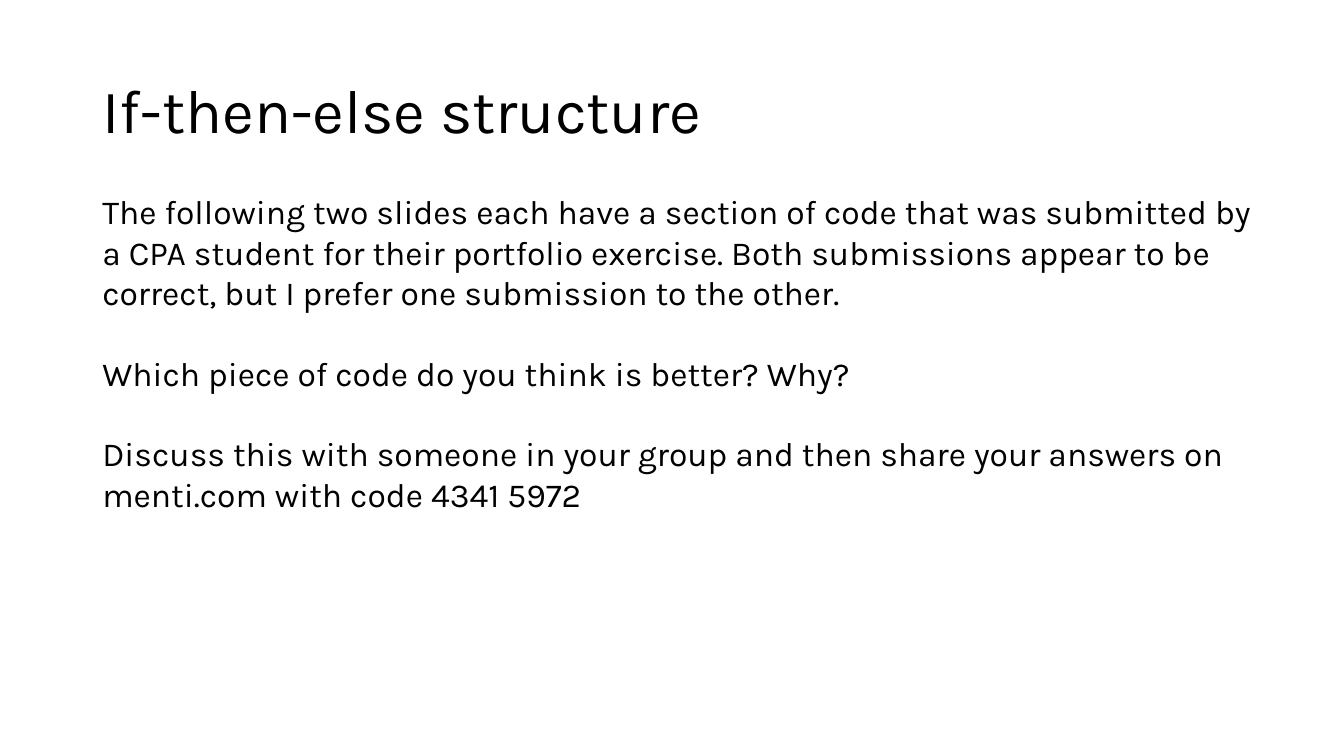
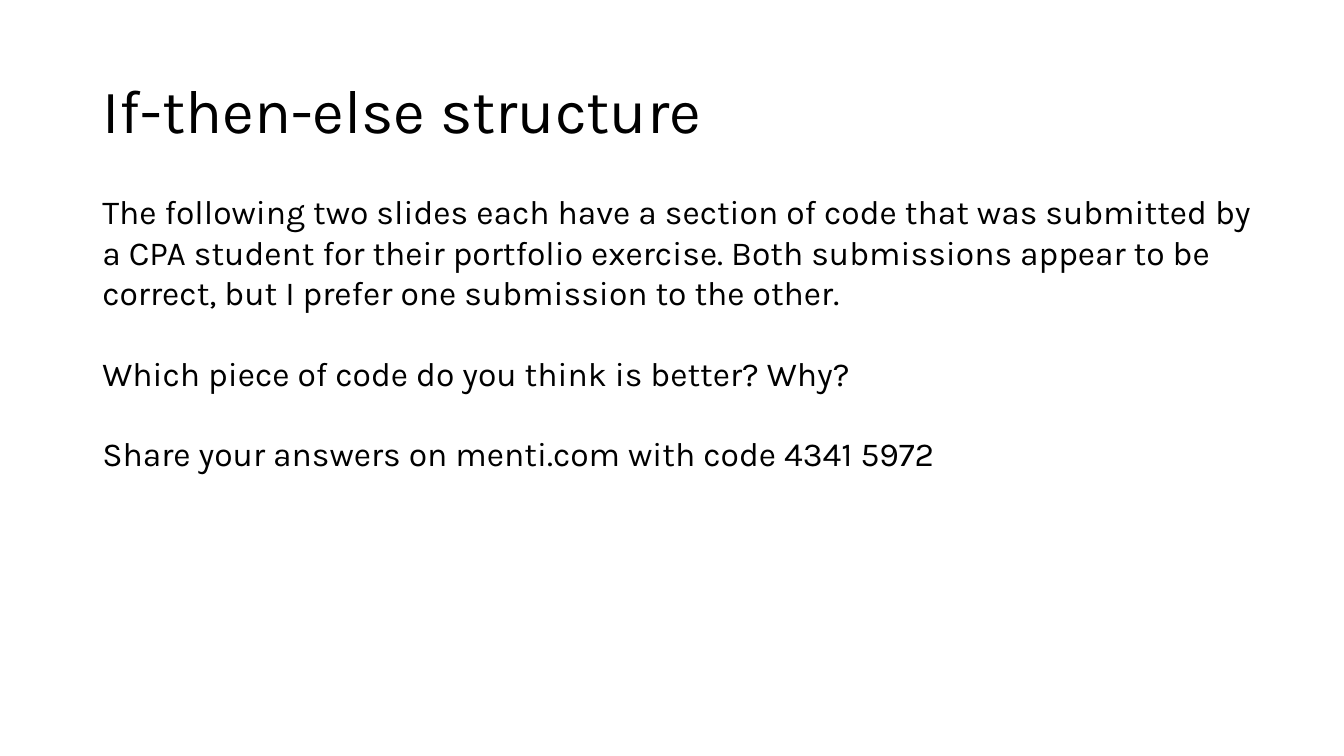
Before and after one commit to engmaths/SEMT10002_2025, a slide deck: slide 3 of Week_4_functions/Lab_4_functions/Notes/class_feedback_p1.pptx. Drawn at 1344x756 pixels with LibreOffice and Linux fonts; fonts in the diff are those of the drawing. Boxes give left, top, right and bottom in pixels: in the first picture for what was removed or moved away, otherwise in the second. Text is boxed around its words. In the diff, an @@ line names an element or a change of style, - is before the commit and + after.

Commit message:
Updated class feedback ppt

```diff
--- a/Week_4_functions/Lab_4_functions/Notes/class_feedback_p1.pptx
+++ b/Week_4_functions/Lab_4_functions/Notes/class_feedback_p1.pptx
@@ text at (102, 443, 935, 475): text changed @@
-Discuss this with someone in your group and then share your answers on menti.com with code 4341 5972
+Share your answers on menti.com with code 4341 5972
```
